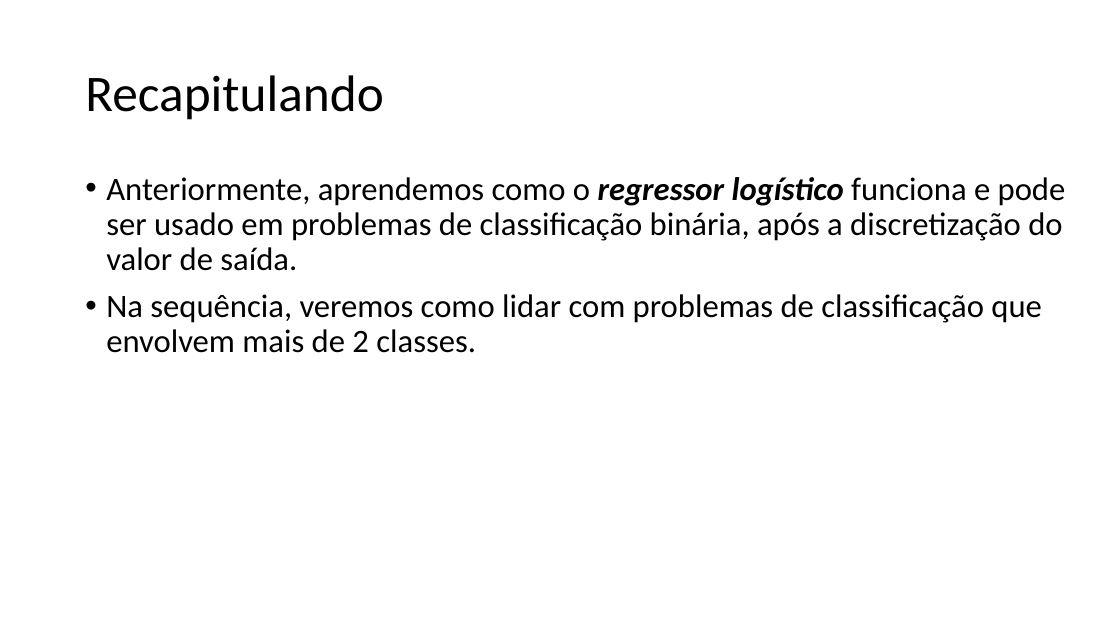
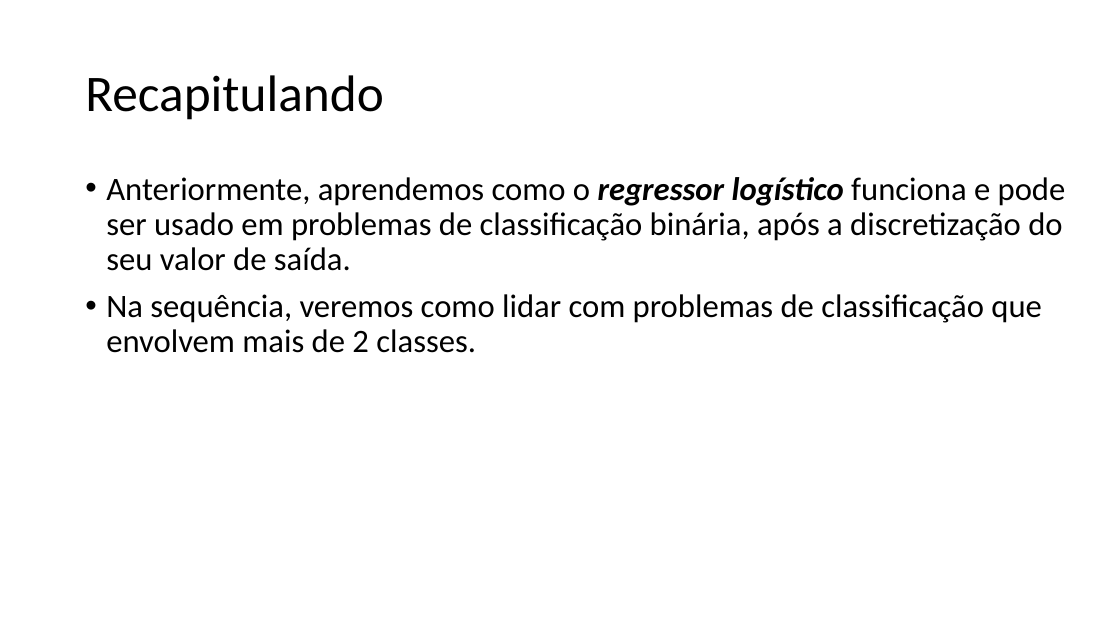
Before and after one commit to zz4fap/t320_aprendizado_de_maquina, a slide deck: slide 2 of slides/T320_Classificação (Parte IV).pptx. Drawn at 1120x630 pixels with LibreOffice and Linux fonts; fonts in the diff are those of the drawing. Boxes give left, top, right and bottom in pixels: in the first picture for what was removed or moved away, otherwise in the second. Text is boxed around its words. In the diff, an @@ line names an element or a change of style, - is before the commit and + after.

Commit message:
new slides

```diff
--- a/slides/T320_Classificação (Parte IV).pptx
+++ b/slides/T320_Classificação (Parte IV).pptx
@@ text at (106, 177, 1066, 271): text changed @@
-• Anteriormente, aprendemos como o regressor logístico funciona e pode ser usado em problemas de classificação binária, após a discretização do valor de saída.
+• Anteriormente, aprendemos como o regressor logístico funciona e pode ser usado em problemas de classificação binária, após a discretização do seu valor de saída.
```
